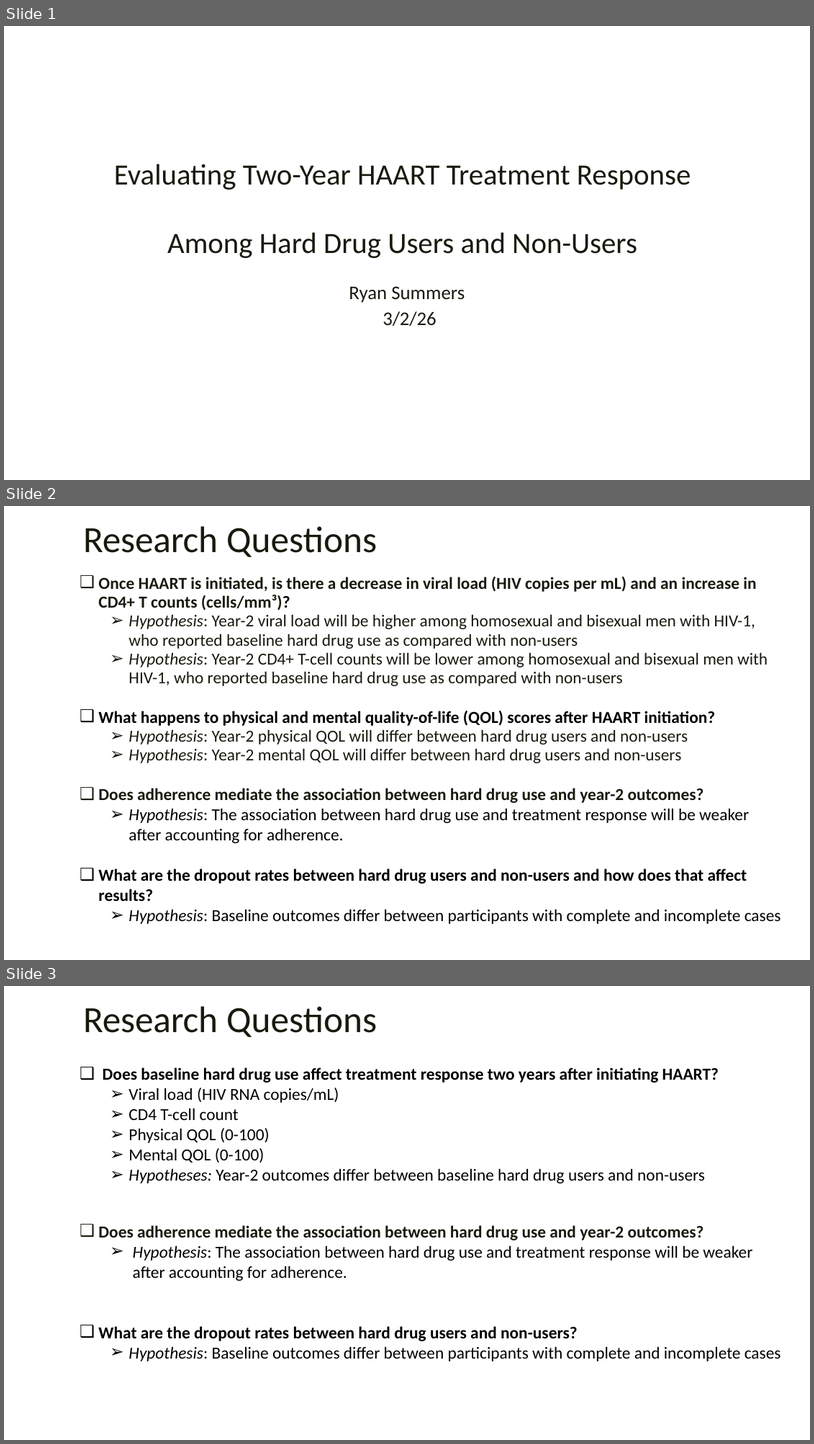
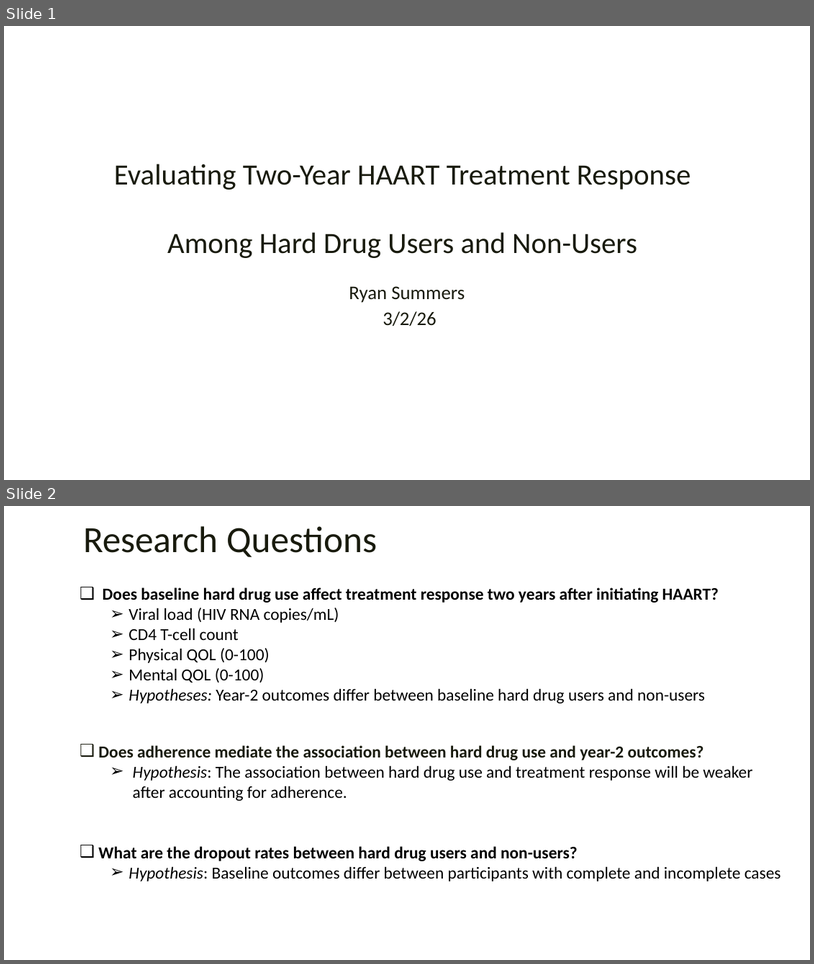
Before and after one commit to rysummers/BIOS6624-Class, a slide deck: Project1/Reports/Project1_Presentation_summers.pptx. Shown one above the other, each under a label of ours: slides 1, 2 and 3 before the commit, slides 1 and 2 after it. The pictures are 814x1444 and 814x964 pixels, drawn with LibreOffice and Linux fonts; fonts in the diff are those of the drawing; background and template pictures are left out. Boxes give left, top, right and bottom in pixels: in the first picture for what was removed or moved away, otherwise in the second. Text is boxed around its words. In the diff, an @@ line names an element or a change of style, - is before the commit and + after.

Commit message:
Final edits to report, presentation, and code.

```diff
--- a/Project1/Reports/Project1_Presentation_summers.pptx
+++ b/Project1/Reports/Project1_Presentation_summers.pptx
@@ slide 2 removed at [4,506,810,960], background picture (left out) @@
@@ text removed at [83,526,377,557] @@
-Research Questions
@@ text removed at [98,577,782,924] @@
-❑ Once HAART is initiated, is there a decrease in viral load (HIV copies per mL) and an increase in CD4+ T counts (cells/mm³)?
-  ➢ Hypothesis: Year-2 viral load will be higher among homosexual and bisexual men with HIV-1, who reported baseline hard drug use as compared with non-users
-  ➢ Hypothesis: Year-2 CD4+ T-cell counts will be lower among homosexual and bisexual men with HIV-1, who reported baseline hard drug use as compared with non-users
-❑ What happens to physical and mental quality-of-life (QOL) scores after HAART initiation?
-  ➢ Hypothesis: Year-2 physical QOL will differ between hard drug users and non-users
-  ➢ Hypothesis: Year-2 mental QOL will differ between hard drug users and non-users
-❑ Does adherence mediate the association between hard drug use and year-2 outcomes?
-  ➢ Hypothesis: The association between hard drug use and treatment response will be weaker after accounting for adherence.
-❑ What are the dropout rates between hard drug users and non-users and how does that affect results?
-  ➢ Hypothesis: Baseline outcomes differ between participants with complete and incomplete cases
@@ what was slide 3 is now slide 2 @@
```
Also in this commit, not shown: 5 slides changed, 9 other files.
